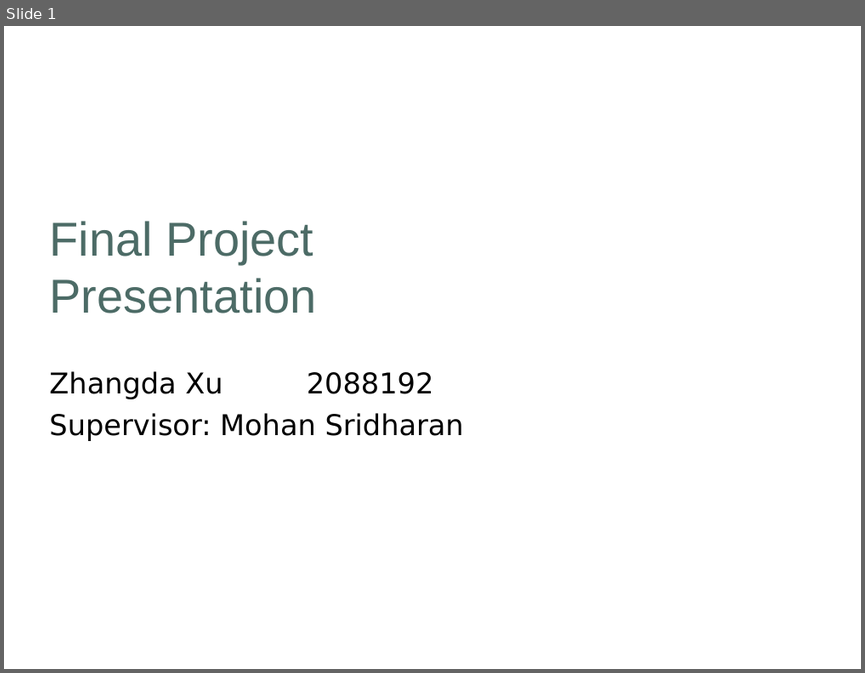
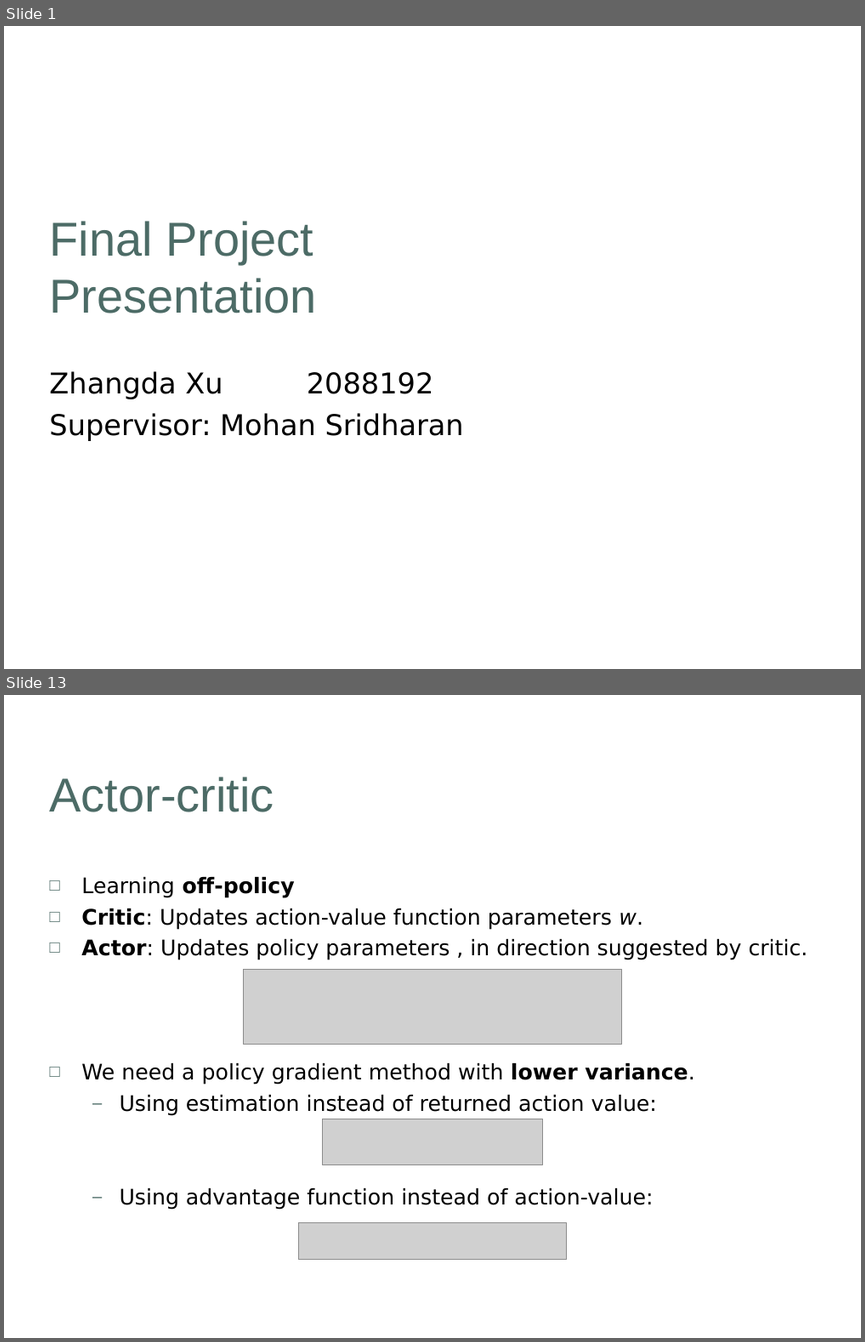
Before and after one commit to khulaifi95/ACS, a slide deck: Project/Presentation/Draft_Presentation.ppt. Shown one above the other, each under a label of ours: slide 1 before the commit, slides 1 and 13 after it; the slides between them are not shown. The pictures are 865x673 and 865x1342 pixels, drawn with LibreOffice and Linux fonts; fonts in the diff are those of the drawing; grey boxes stand for pictures; background and template pictures are left out. Boxes give left, top, right and bottom in pixels: in the first picture for what was removed or moved away, otherwise in the second. Text is boxed around its words. In the diff, an @@ line names an element or a change of style, - is before the commit and + after.

```diff
--- a/Project/Presentation/Draft_Presentation.ppt
+++ b/Project/Presentation/Draft_Presentation.ppt
@@ slide 13 added at (4, 695, 861, 1338), background picture (left out) @@
@@ title added at (50, 777, 274, 812), 40 pt, text #4C6B66 @@
+Actor-critic
@@ text added at (81, 877, 808, 1209), 18 pt, text #000000 @@
+□ Learning off-policy
+□ Critic: Updates action-value function parameters w.
+□ Actor: Updates policy parameters , in direction suggested by critic.
+□ We need a policy gradient method with lower variance.
+  – Using estimation instead of returned action value:
+  – Using advantage function instead of action-value:
@@ picture added at (243, 970, 622, 1043) @@
@@ picture added at (323, 1118, 542, 1164) @@
@@ picture added at (299, 1223, 567, 1259) @@
```
Also in this commit, not shown: 5 slides changed, 23 other slides added, 15 slides removed, 6 other files.
